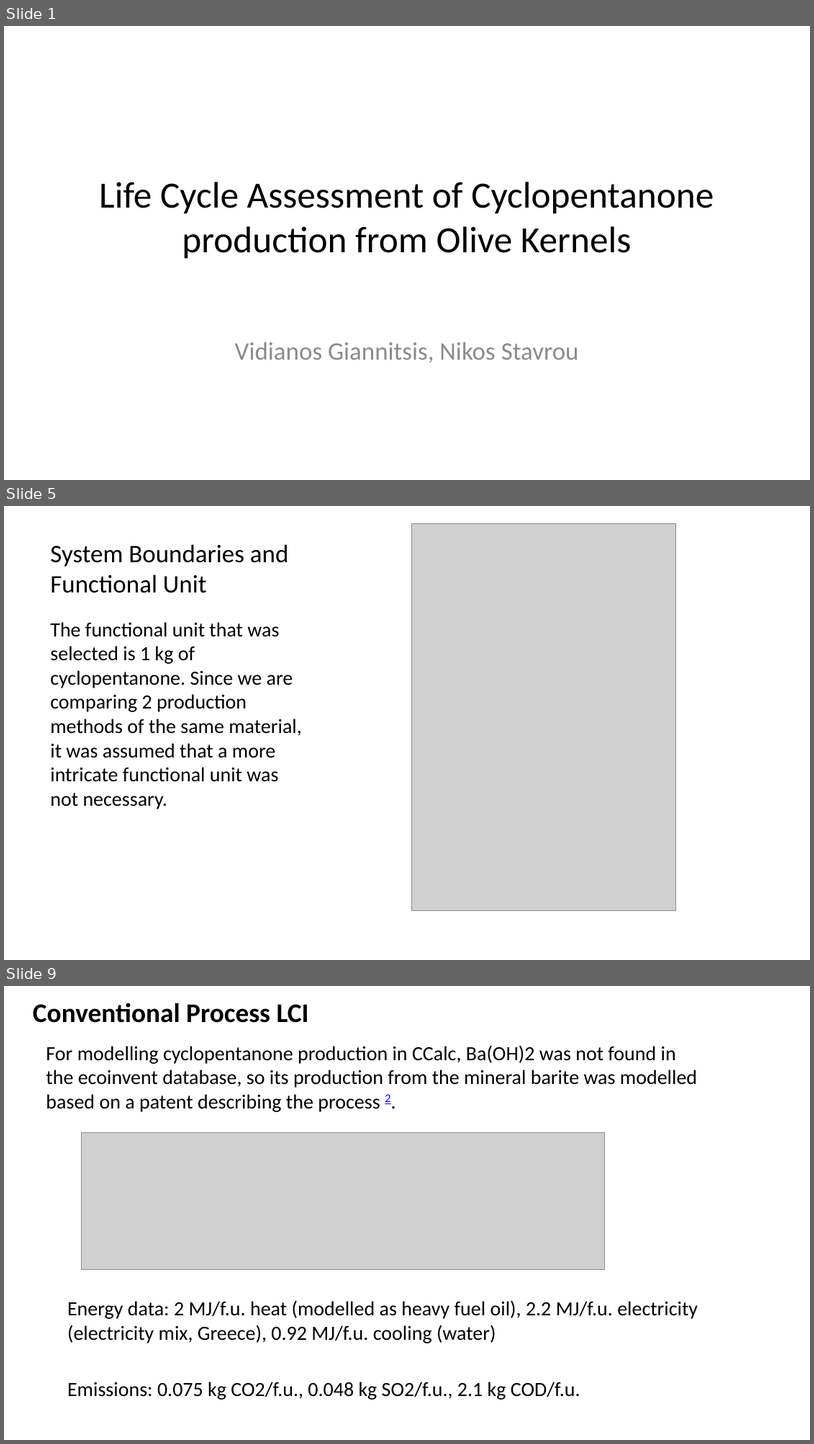
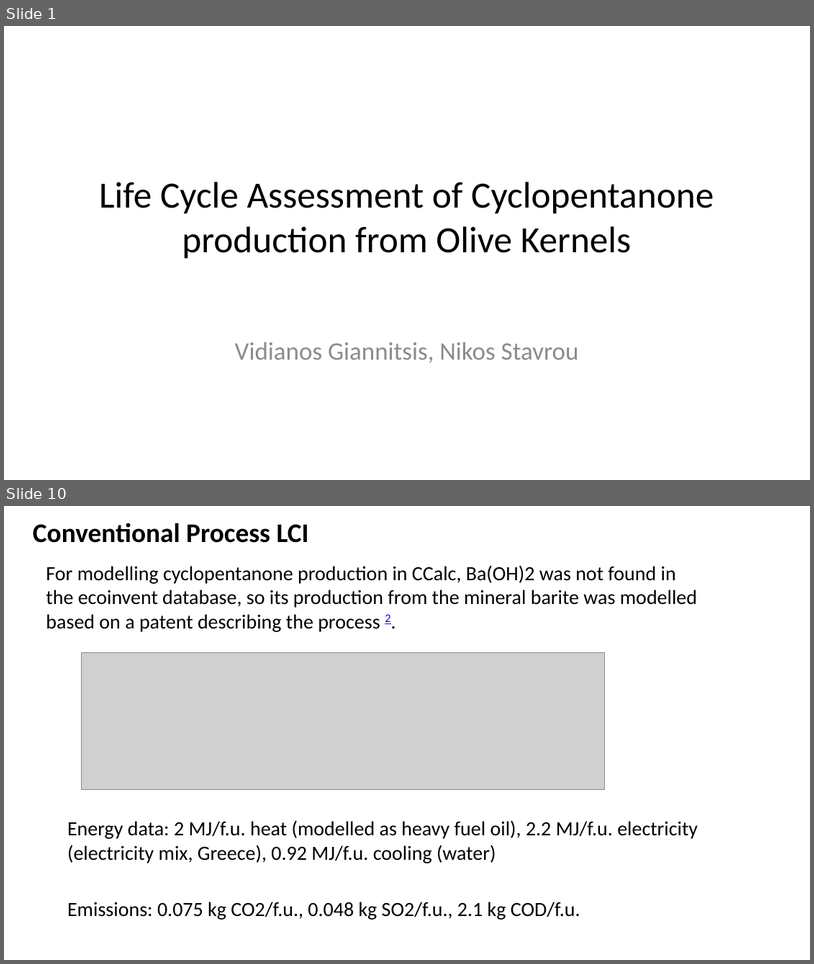
Before and after one commit to Vidianos-Giannitsis/Process-Design, a slide deck: LCA/cyclopentanone_olive_kernel_lca_presentation.pptx. Shown one above the other, each under a label of ours: slides 1, 5 and 9 before the commit, slides 1 and 10 after it; the slides between them are not shown. The pictures are 814x1444 and 814x964 pixels, drawn with LibreOffice and Linux fonts; fonts in the diff are those of the drawing; grey boxes stand for pictures. Boxes give left, top, right and bottom in pixels: in the first picture for what was removed or moved away, otherwise in the second. Text is boxed around its words. In the diff, an @@ line names an element or a change of style, - is before the commit and + after.

```diff
--- a/LCA/cyclopentanone_olive_kernel_lca_presentation.pptx
+++ b/LCA/cyclopentanone_olive_kernel_lca_presentation.pptx
@@ slide 5 removed at [4, 506, 810, 960], background #FFFFFF @@
@@ picture removed at [412, 524, 676, 911] @@
@@ title removed at [50, 544, 289, 593] @@
-System Boundaries and Functional Unit
@@ text removed at [50, 622, 302, 809] @@
-The functional unit that was selected is 1 kg of cyclopentanone. Since we are comparing 2 production methods of the same material, it was assumed that a more intricate functional unit was not necessary.
@@ what was slide 9 is now slide 10 @@
```
Also in this commit, not shown: 3 slides changed, 2 slides added, 15 other files.
